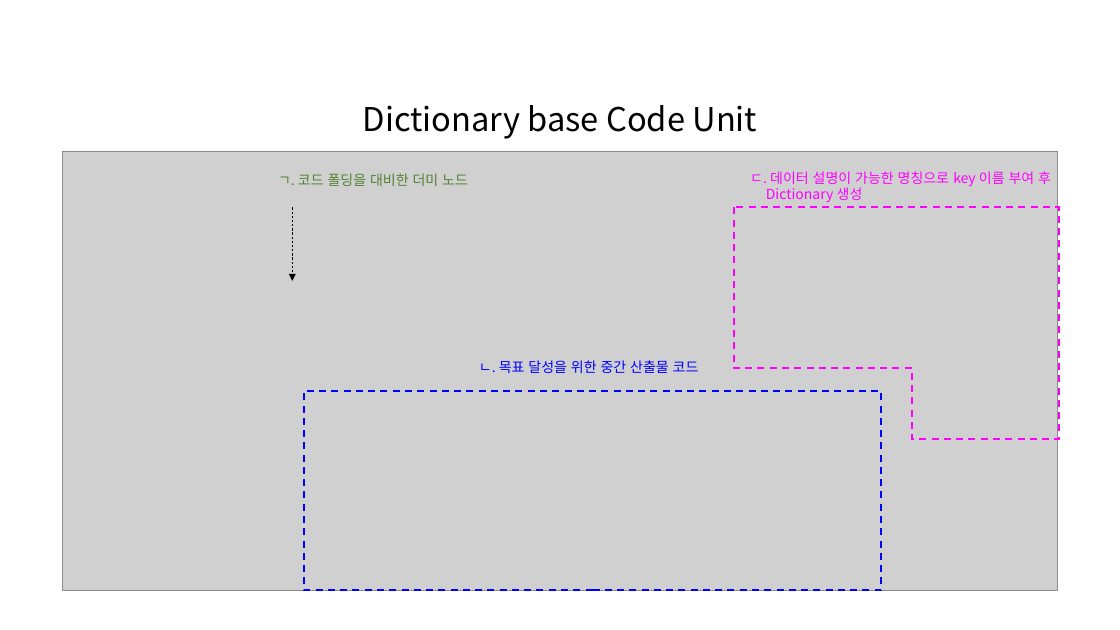
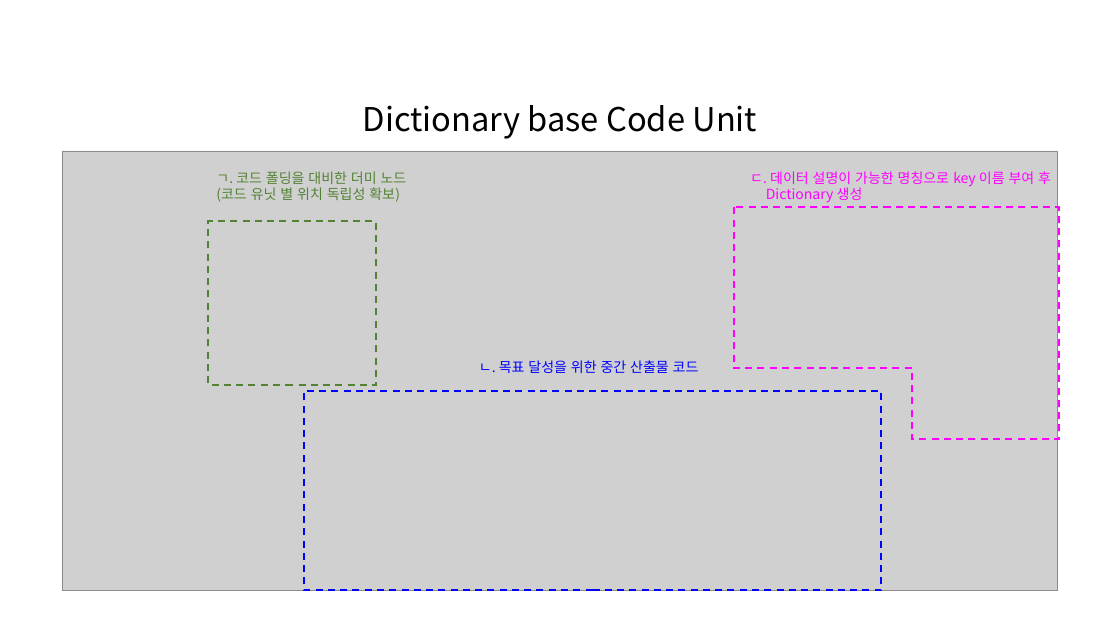
Before and after one commit to hnanmal/mQ, a slide deck: slide 27 of DynamoUserGroup/20221118_부산 세미나 준비/documentum/DynDict활용_발표자료.pptx (slide 25 before the commit). Drawn at 1120x630 pixels with LibreOffice and Linux fonts; fonts in the diff are those of the drawing; grey boxes stand for pictures. Boxes give left, top, right and bottom in pixels: in the first picture for what was removed or moved away, otherwise in the second. Text is boxed around its words. In the diff, an @@ line names an element or a change of style, - is before the commit and + after.

```diff
--- a/DynamoUserGroup/20221118_부산 세미나 준비/documentum/DynDict활용_발표자료.pptx
+++ b/DynamoUserGroup/20221118_부산 세미나 준비/documentum/DynDict활용_발표자료.pptx
@@ text "ㄱ. 코드 폴딩을 대비한 더미 ...": place and size @@
-text "ㄱ. 코드 폴딩을 대비한 더미 ..." at (278,173,468,186)
+text "ㄱ. 코드 폴딩을 대비한 더미 ..." at (216,171,407,202)
@@ text at (216,187,400,202): paragraph added @@
+(코드 유닛 별 위치 독립성 확보)
@@ arrow removed from (292, 208) to (292, 281) @@
@@ rectangle added at (208,222,376,386), outline #548235 1.5 pt dashed @@
```
Also in this commit, not shown: 4 other slides changed, 1 slide added, 1 slide removed.
